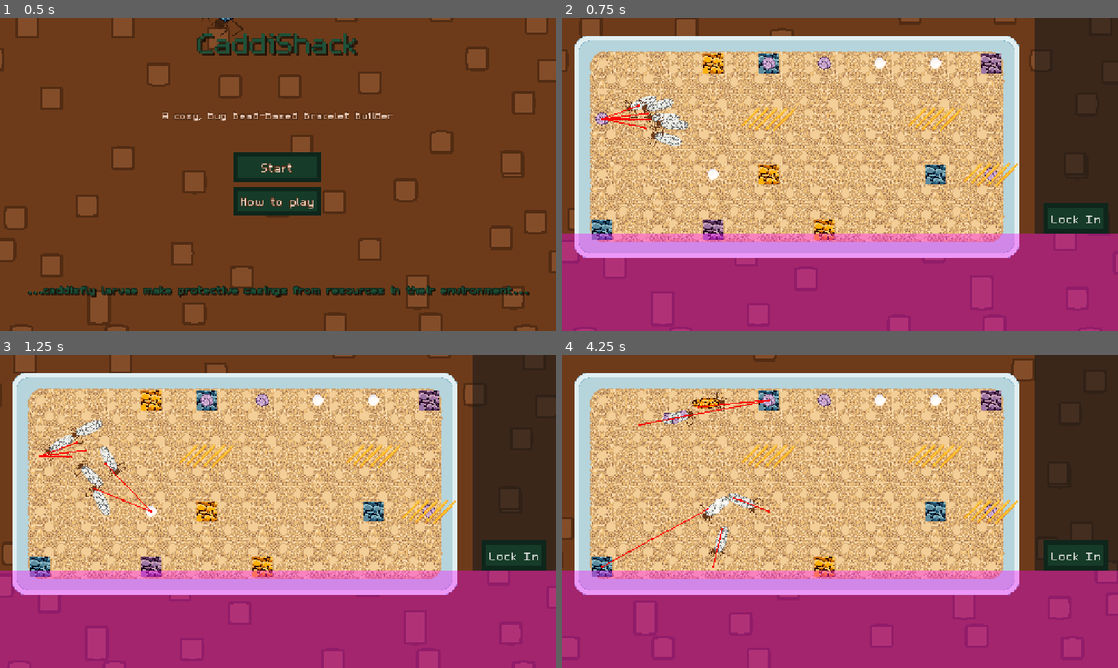
Above: before the commit, frames 1-4 (two rows, left to right).
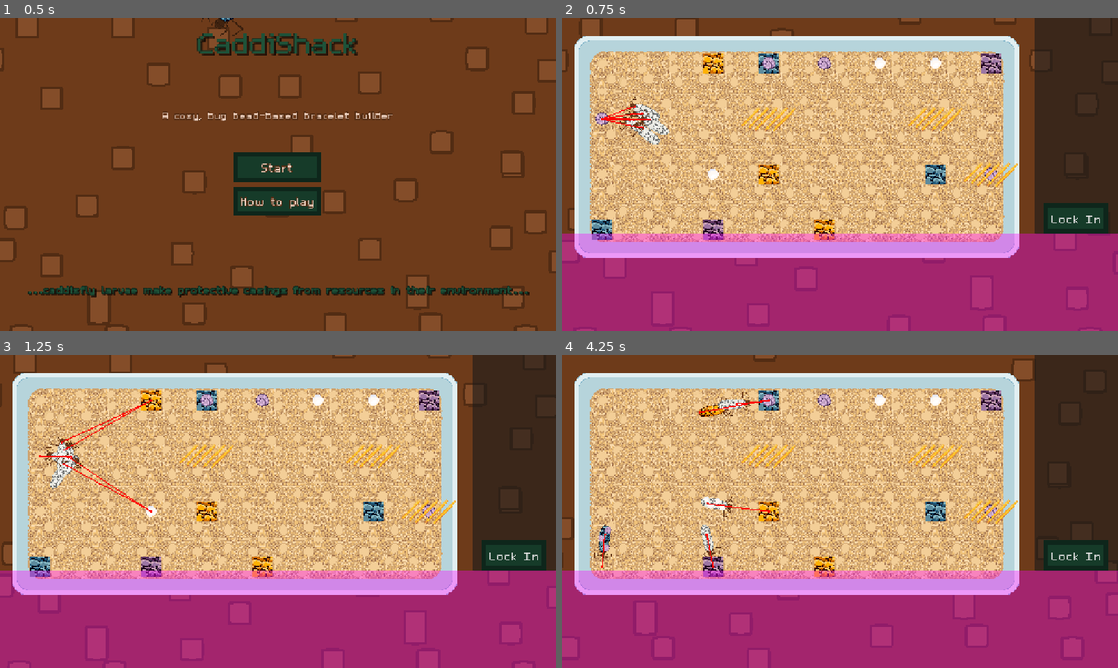
Above: after the commit, the same moments.

Repository: Splashy-Inc/caddishack
Game: Godot game, scene res://SCENES/screen_manager.tscn
Same seed, same stepped clock (60 frames per second), same inputs: the game is played once before the commit and once after it. The engine's default icon, where the game draws it, is replaced by a stand-in: a white triangle on a blue panel in a dark square.
Inputs (mouse positions are in pixels of both pictures, inside the frame that each line leads up to):
- Up to frame 1 (0.5 s): no input
- Up to frame 2 (0.75 s): click "Start" at 0.5 s
- Up to frame 3 (1.25 s): no input
- Up to frame 4 (4.25 s): click "Lock In" at 1.25 s; click "Lock In" at 2 s; click "Lock In" at 2.75 s; move the mouse to (962, 495) at 3.52 s; press the mouse at (962, 495) at 3.53 s

Frame 1 is identical in both runs. In frame 2, 1.1% of the frame differs, in the area x 7-23%, y 24-42%; in frame 3, 1.4%; in frame 4, 2.2%, in the area x 5-39%, y 11-71%.

Commit message:
Remove larva-on-larva collision, adjust avoidance

Diff:
--- a/SCENES/TERRARIUM/larva.tscn
+++ b/SCENES/TERRARIUM/larva.tscn
@@ -395,15 +395,15 @@
 special = SubResource("Resource_jj2xk")
 
 [node name="Caddisfly" type="CharacterBody2D" unique_id=1438854672 node_paths=PackedStringArray("bead") groups=["larvae"]]
+z_index = 2
 scale = Vector2(0.5, 0.5)
 collision_layer = 2
-collision_mask = 3
 script = ExtResource("1_rm28v")
 egg_info = SubResource("Resource_78r23")
 bead = NodePath("BeadView/Bead")
 
 [node name="BugBody" type="AnimatedSprite2D" parent="." unique_id=885554364]
-position = Vector2(0, 57)
+position = Vector2(0, 56.999996)
 rotation = 1.5708
 sprite_frames = SubResource("SpriteFrames_bisof")
 animation = &"BASIC"
@@ -428,7 +428,7 @@
 collision_mask = 4
 
 [node name="CollisionShape2D" type="CollisionShape2D" parent="CollectionArea" unique_id=1297704867]
-position = Vector2(0, 3)
+position = Vector2(0, 1)
 shape = SubResource("CapsuleShape2D_g7hui")
 
 [node name="BeadCenter" type="Marker2D" parent="." unique_id=1300347040]
@@ -453,8 +453,9 @@
 info = SubResource("Resource_m8k0v")
 
 [node name="NavigationAgent2D" type="NavigationAgent2D" parent="." unique_id=713028908]
+path_max_distance = 10.0
 avoidance_enabled = true
-radius = 32.0
+radius = 8.0
 neighbor_distance = 100.0
 debug_enabled = true
 
--- a/SCENES/TERRARIUM/terrarium.tscn
+++ b/SCENES/TERRARIUM/terrarium.tscn
@@ -13,7 +13,6 @@
 [node name="MaterialLayer" type="TileMapLayer" parent="." unique_id=1047399500]
 tile_map_data = PackedByteArray("AAADAAAAAQACAAIAAAADAP//AQACAAEAAAADAP7/AQACAAEAAAADAP3/AQACAAAAAAACAAAAAQABAAIAAAACAP …(432 unchanged characters)…
 tile_set = ExtResource("3_fyw1s")
-collision_enabled = false
 
 [node name="Caddisfly" parent="." unique_id=1438854672 instance=ExtResource("4_73lip")]
 position = Vector2(-355, -205)
--- a/SCENES/TERRARIUM/tilemap_bugbox.tres
+++ b/SCENES/TERRARIUM/tilemap_bugbox.tres
@@ -170,7 +170,6 @@
 [resource]
 tile_size = Vector2i(128, 128)
 physics_layer_0/collision_layer = 1
-physics_layer_0/collision_mask = 0
 terrain_set_0/mode = 0
 terrain_set_0/terrain_0/name = "Terrain 0"
 terrain_set_0/terrain_0/color = Color(0.5019608, 1, 0.2509804, 1)
--- a/SCRIPTS/TERRARIUM/larva.gd
+++ b/SCRIPTS/TERRARIUM/larva.gd
@@ -23,6 +23,7 @@
 
 var bead_completed := false
 var target : Node2D
+var can_move : bool
 
 func _ready() -> void:
 	if bead:
@@ -32,21 +33,18 @@
 
 func _physics_process(delta: float) -> void:
 	target = _get_closest_target()
-	if not (bead_completed or (animation_player.assigned_animation == "collect" and animation_player.is_playing())):
-		var new_direction = _get_direction()
+	can_move = not (bead_completed or (animation_player.assigned_animation == "collect" and animation_player.is_playing()))
+	if can_move:
+		direction = _get_direction()
 
-		if new_direction and new_direction != Vector2.ZERO:
+		if direction != Vector2.ZERO:
 			speed_mod = 1.0
-			direction = direction.lerp(new_direction.normalized(), .1)
 			animation_player.play("move")
-			rotation = -direction.angle_to(Vector2.UP)
 		else:
 			speed_mod = 0.0
 			animation_player.play("idle")
 
 		navigation_agent.set_velocity(direction * SPEED * speed_mod)
-
-		move_and_slide()
 
 func die():
 	bead.position = Vector2.ZERO
@@ -121,4 +119,7 @@
 	return _get_closest(get_tree().get_nodes_in_group("materials"))
 
 func _on_navigation_agent_2d_velocity_computed(safe_velocity: Vector2) -> void:
-	velocity = safe_velocity
+	if can_move:
+		velocity = safe_velocity
+		rotation = lerpf(rotation, -velocity.angle_to(Vector2.UP), .1)
+		move_and_slide()
